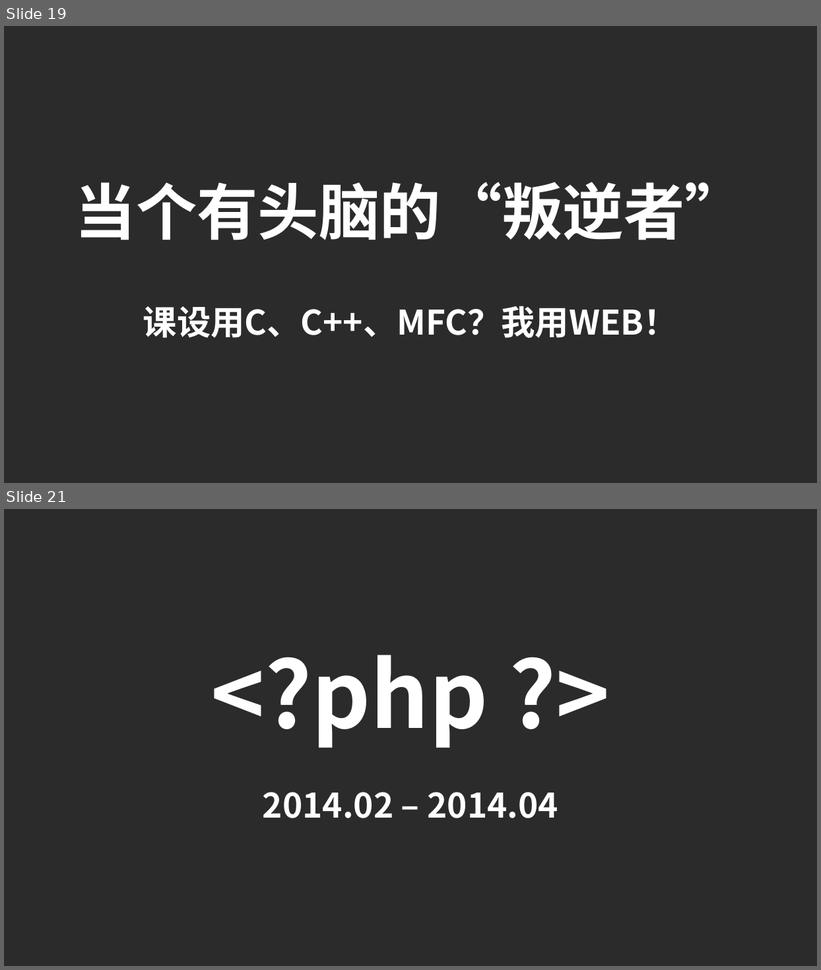
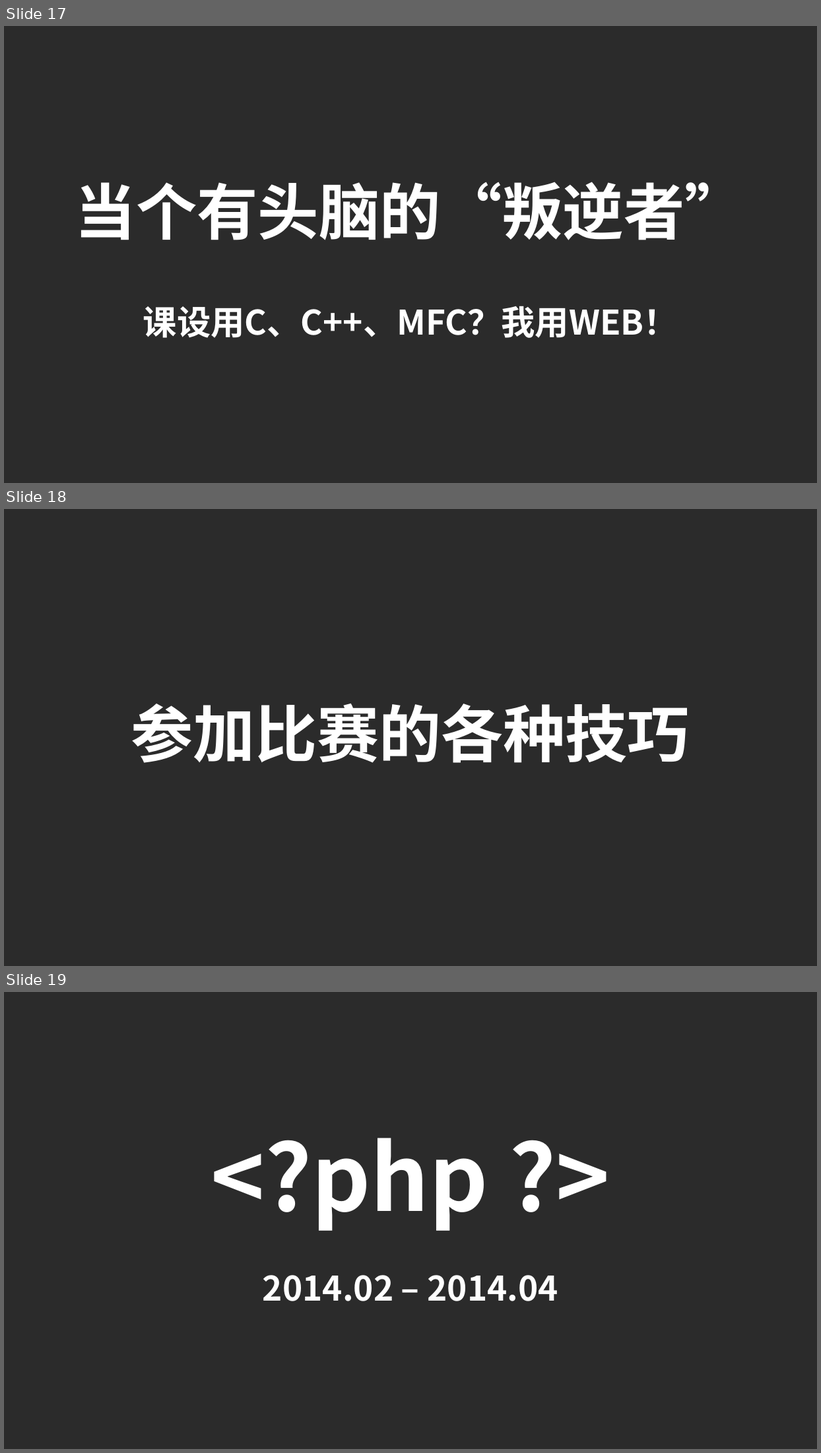
Before and after one commit to SUTFutureCoder/keynote_20141225, a slide deck: keynote2.ppt. Shown one above the other, each under a label of ours: slides 19 and 21 before the commit, slides 17, 18 and 19 after it; the slides between them are not shown. The pictures are 821x970 and 821x1453 pixels, drawn with LibreOffice and Linux fonts; fonts in the diff are those of the drawing; background and template pictures are left out; a plain dark background stands for a picture behind light text. Boxes give left, top, right and bottom in pixels: in the first picture for what was removed or moved away, otherwise in the second. Text is boxed around its words. In the diff, an @@ line names an element or a change of style, - is before the commit and + after.

```diff
--- a/keynote2.ppt
+++ b/keynote2.ppt
@@ slide 18 added at [4,509,817,966], background picture (left out) @@
@@ text added at [131,704,690,763], 55 pt, text #FFFFFF, bold @@
+参加比赛的各种技巧
@@ what was slide 19 is now slide 17 @@
@@ what was slide 21 is now slide 19 @@
```
Also in this commit, not shown: 8 slides changed, 22 other slides added, 17 slides removed, 1 other file.
